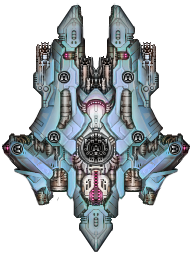
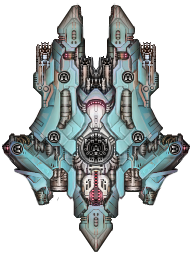
Two versions of the same layered image (192×254). Layer-by-layer changes:
painted on "Layer 7" over [7, 5, 185, 252]
"Layer 3": opacity 40% → 20% over [4, 25, 188, 235]
painted on "Layer 2" over [4, 5, 188, 252]
